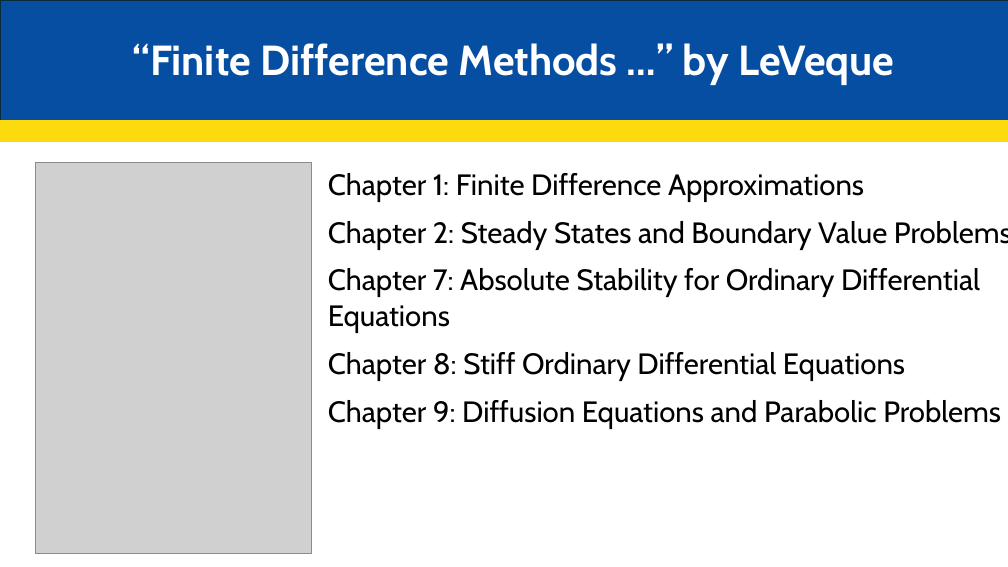
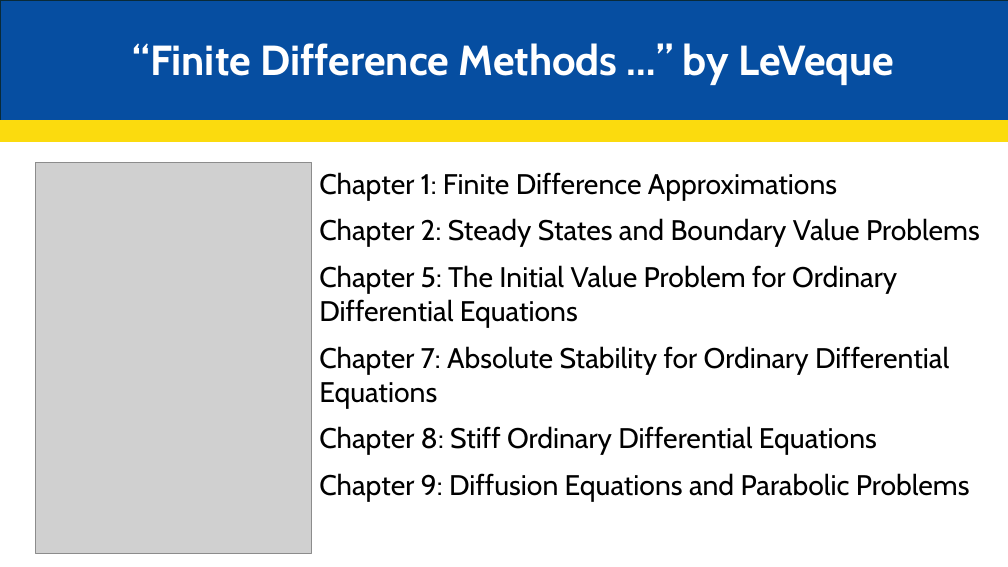
Before and after one commit to JakeCisc210/Candidacy, a slide deck: slide 20 of Reading Course/Presentations/Game Theory Twelve.pptx (slide 16 before the commit). Drawn at 1008x567 pixels with LibreOffice and Linux fonts; fonts in the diff are those of the drawing; grey boxes stand for pictures. Boxes give left, top, right and bottom in pixels: in the first picture for what was removed or moved away, otherwise in the second. Text is boxed around its words. In the diff, an @@ line names an element or a change of style, - is before the commit and + after.

```diff
--- a/Reading Course/Presentations/Game Theory Twelve.pptx
+++ b/Reading Course/Presentations/Game Theory Twelve.pptx
@@ text "Chapter 1: Finite Difference Approximations": place and size @@
-text "Chapter 1: Finite Difference Approximations" at [328, 173, 1008, 429]
+text "Chapter 1: Finite Difference Approximations" at [319, 172, 980, 501]
@@ text at [319, 172, 980, 501]: size 28 to 27 pt in "Chapter 1: Finite Difference Approximations", "Chapter 2: Steady States and Boundary Value ...", "Chapter 7: Absolute Stability for Ordinary Differential ...", "Chapter 8: Stiff Ordinary Differential Equations" and 1 more places @@
@@ text at [319, 265, 897, 327]: paragraph added @@
+Chapter 5: The Initial Value Problem for Ordinary Differential Equations
```
Also in this commit, not shown: 1 other slide changed, 8 slides added, 1 slide removed, 1 other file.
